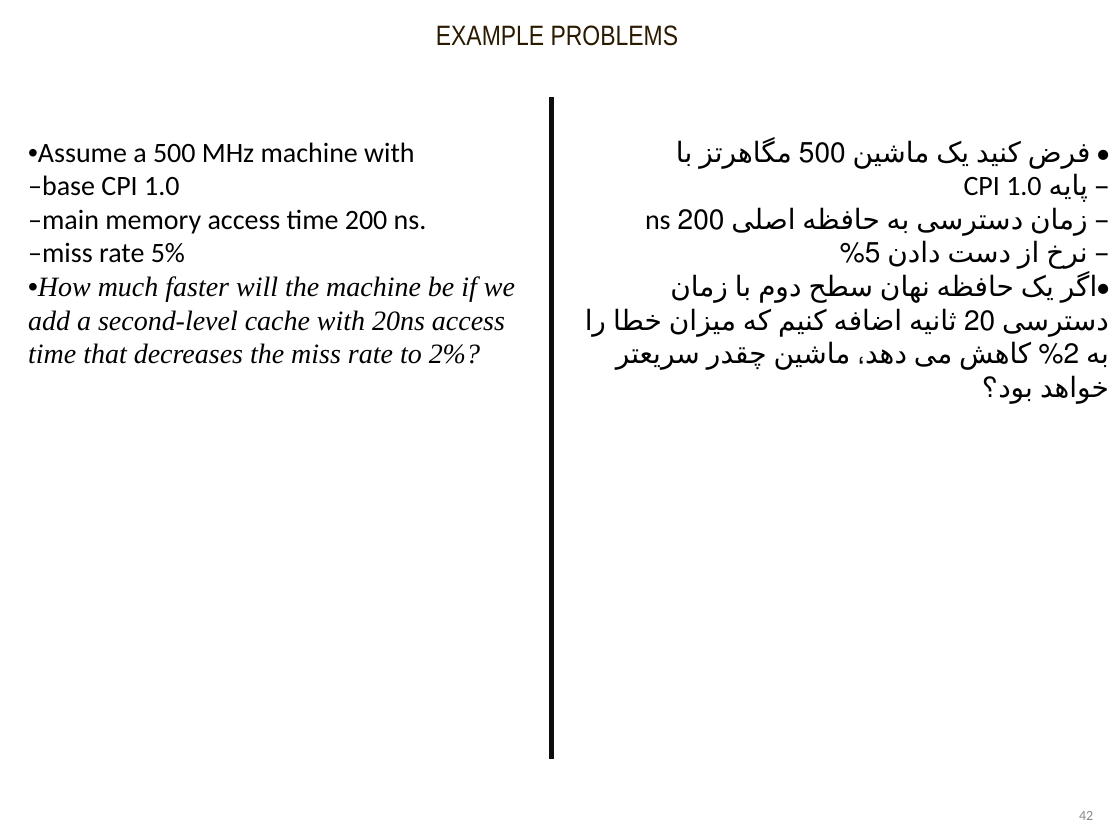
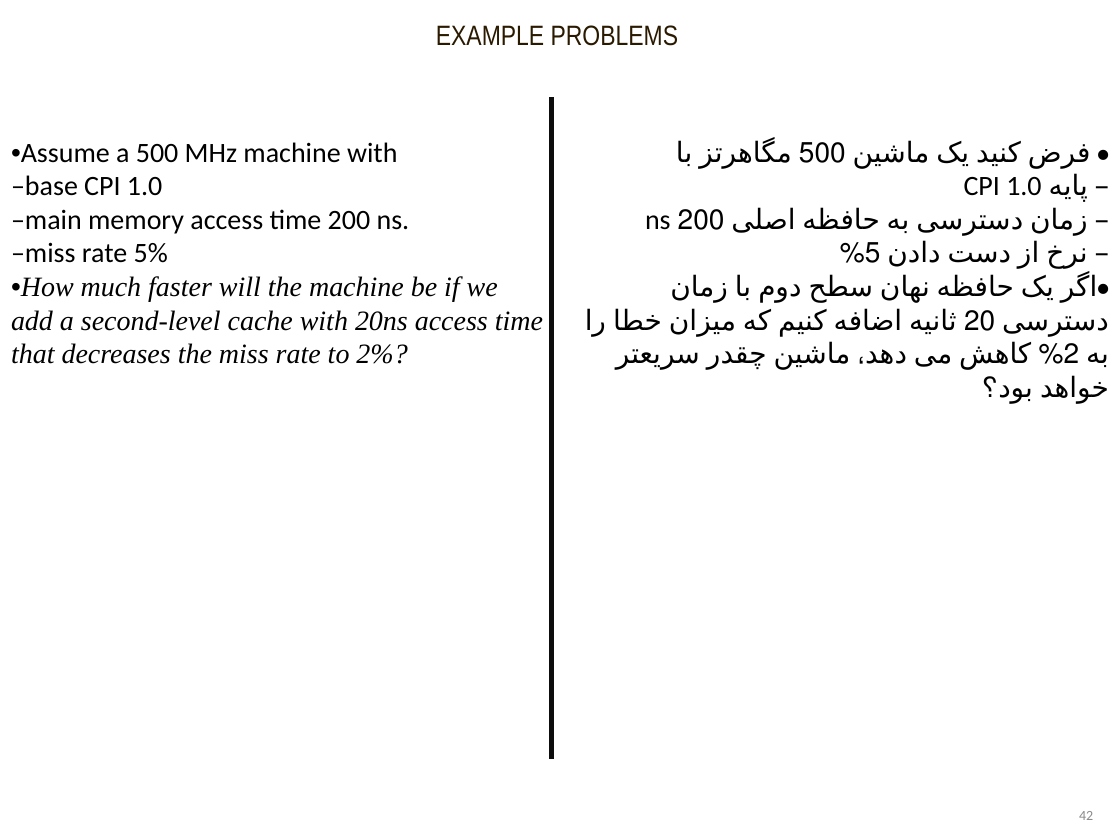
Before and after one commit to farzinsharif/computer-architecture-slide, a slide deck: slide 42 of Chapter4.Memory Hirearchy.pptx. Drawn at 1120x840 pixels with LibreOffice and Linux fonts; fonts in the diff are those of the drawing. Boxes give left, top, right and bottom in pixels: in the first picture for what was removed or moved away, otherwise in the second. Text is boxed around its words. In the diff, an @@ line names an element or a change of style, - is before the commit and + after.

```diff
--- a/Chapter4.Memory Hirearchy.pptx
+++ b/Chapter4.Memory Hirearchy.pptx
@@ text "•Assume a 500 MHz machine ..." rewrapped from (28,142,515,364) to (11,142,543,364) @@
```
Also in this commit, not shown: 1 other slide changed, 3 other files.
